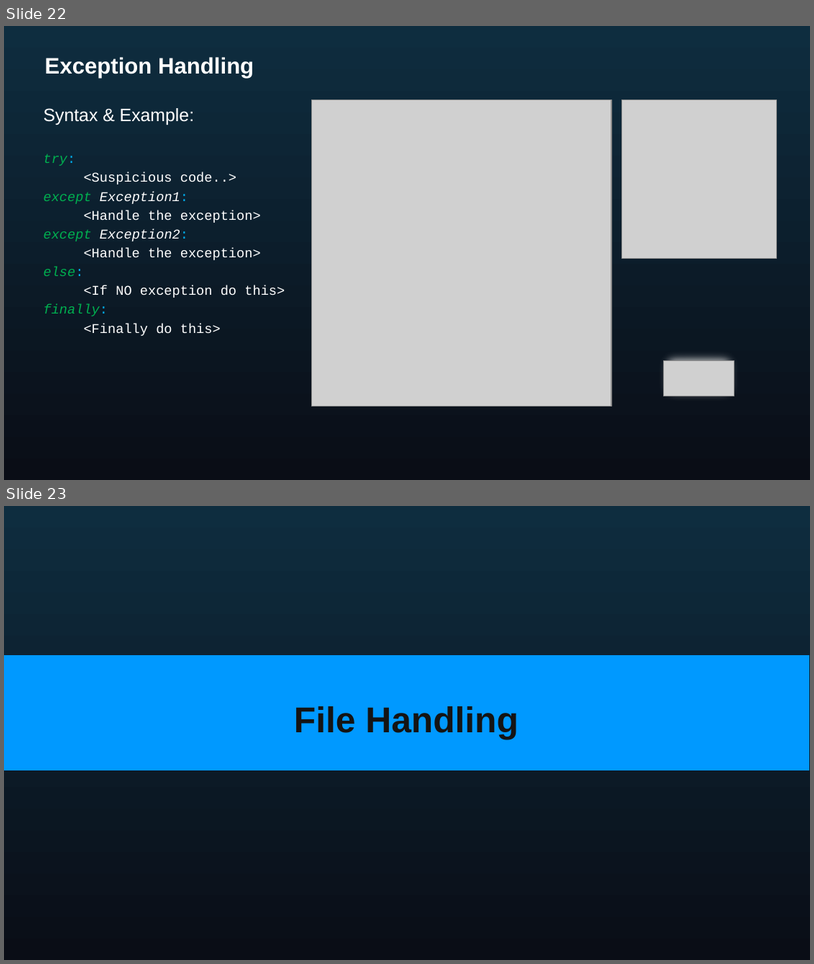
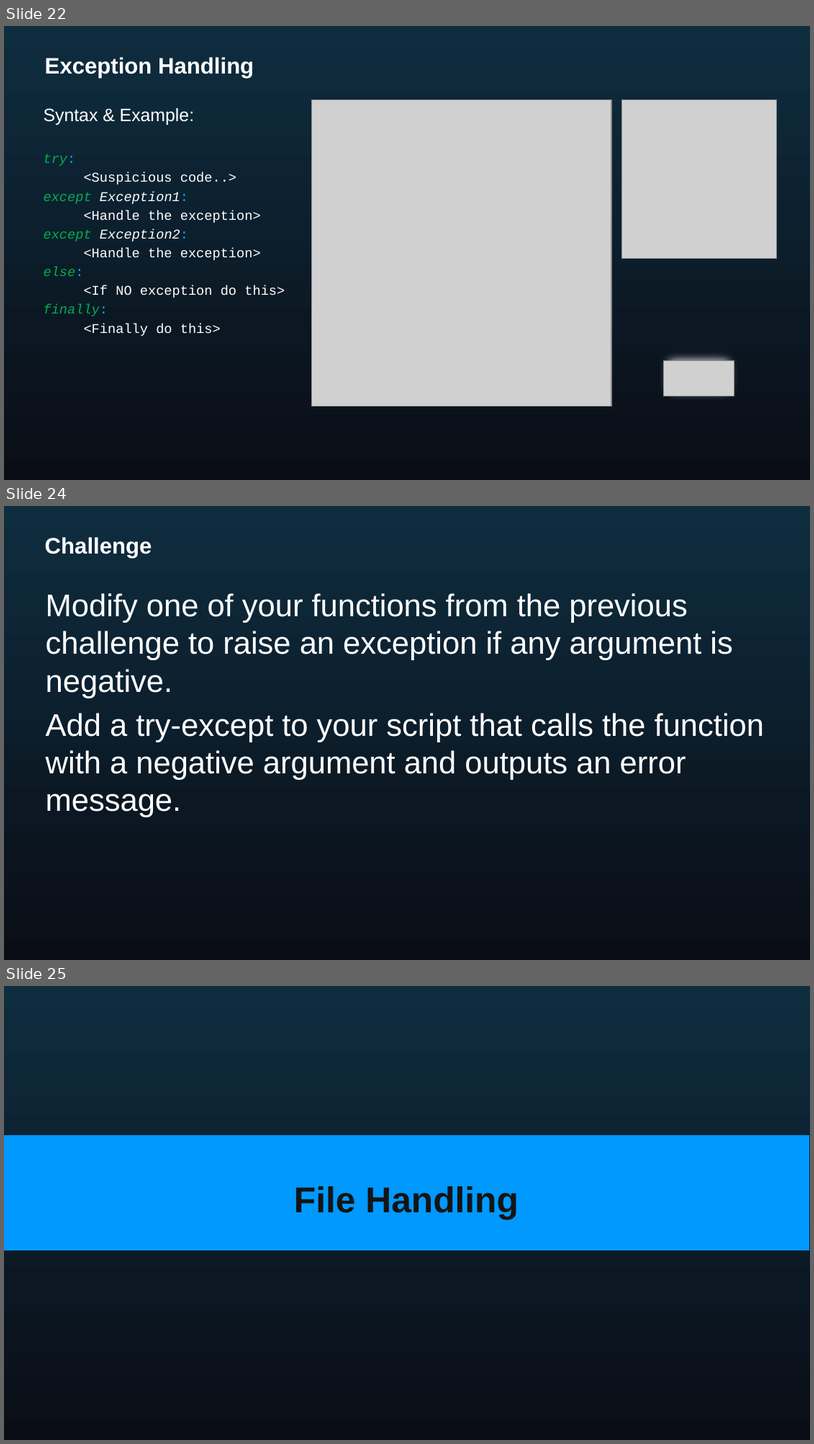
Before and after one commit to AcademyNATrainers/PythonJanuary2020, a slide deck: cts_python_practitioner_day2_v1_2019.pptx. Shown one above the other, each under a label of ours: slides 22 and 23 before the commit, slides 22, 24 and 25 after it; the slides between them are not shown. The pictures are 814x964 and 814x1444 pixels, drawn with LibreOffice and Linux fonts; fonts in the diff are those of the drawing; grey boxes stand for pictures; background and template pictures are left out. Boxes give left, top, right and bottom in pixels: in the first picture for what was removed or moved away, otherwise in the second. Text is boxed around its words. In the diff, an @@ line names an element or a change of style, - is before the commit and + after.

```diff
--- a/cts_python_practitioner_day2_v1_2019.pptx
+++ b/cts_python_practitioner_day2_v1_2019.pptx
@@ slide 24 added at [4,506,810,960], background gradient #0E2D3F to #0A0D16 @@
@@ title added at [45,537,152,559], 20 pt, text #FFFFFF, bold @@
+Challenge
@@ text added at [46,593,764,817], 28 pt, text #FFFFFF @@
+Modify one of your functions from the previous challenge to raise an exception if any argument is negative.
+Add a try-except to your script that calls the function with a negative argument and outputs an error message.
@@ what was slide 23 is now slide 25 @@
```
Also in this commit, not shown: 1 slide changed, 1 other slide added, 1 slide removed, 7 other files.
